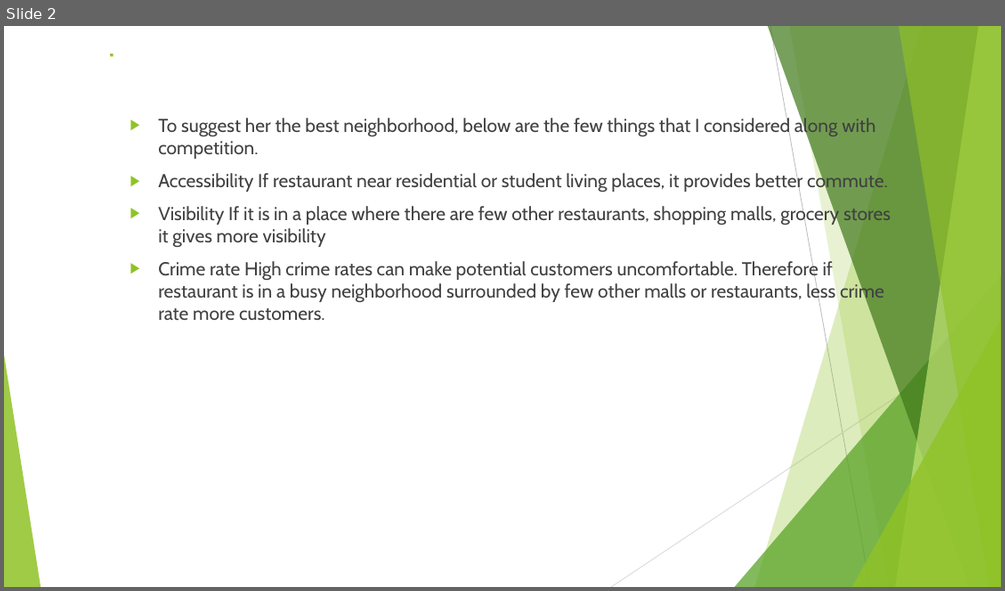
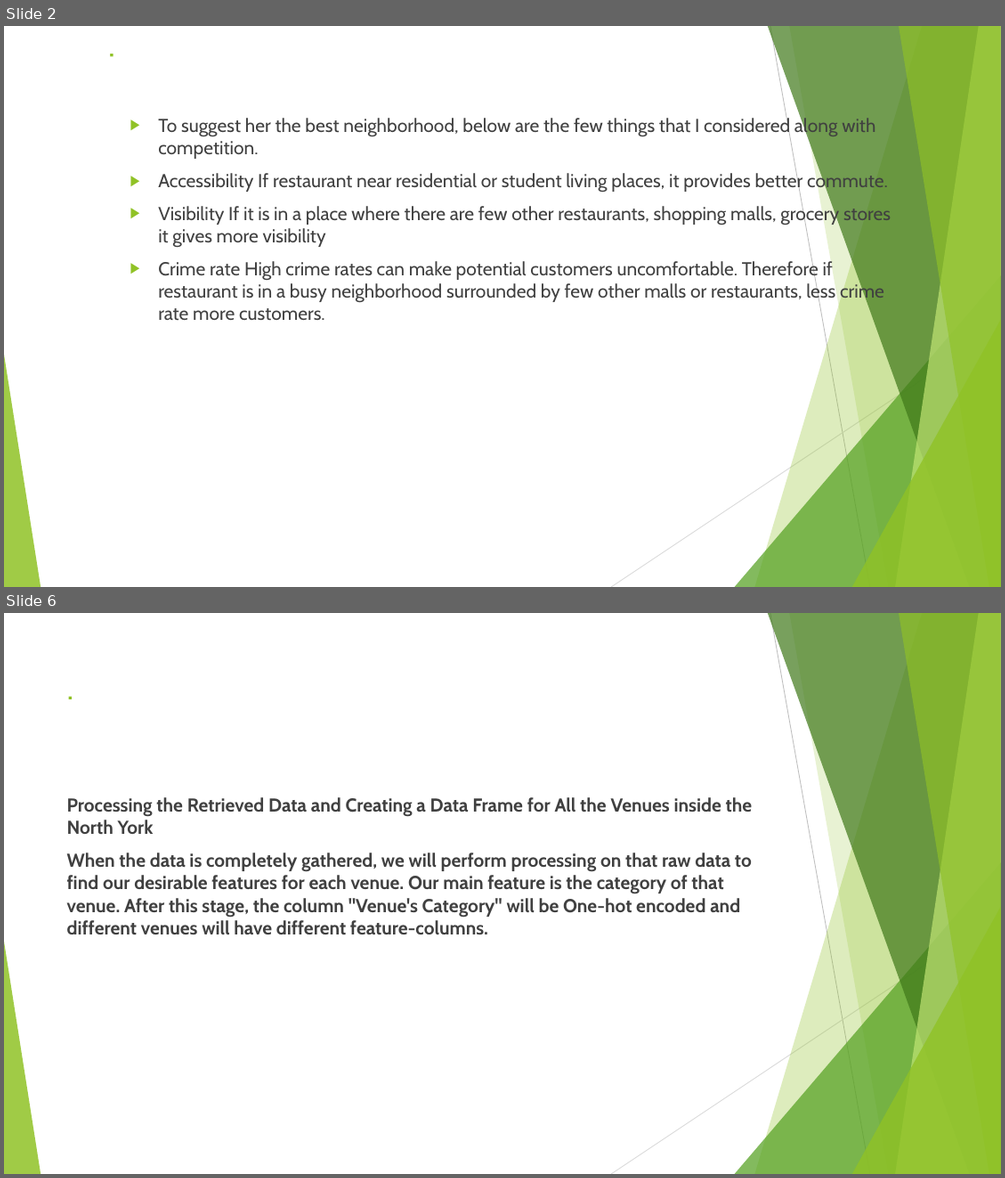
Before and after one commit to Sreedeepthinukala/Coursera_Capstone, a slide deck: Identifying Neighborhood to open a restaurant.pptx. Shown one above the other, each under a label of ours: slide 2 before the commit, slides 2 and 6 after it; the slides between them are not shown. The pictures are 1005x591 and 1005x1178 pixels, drawn with LibreOffice and Linux fonts; fonts in the diff are those of the drawing. Boxes give left, top, right and bottom in pixels: in the first picture for what was removed or moved away, otherwise in the second. Text is boxed around its words. In the diff, an @@ line names an element or a change of style, - is before the commit and + after.

```diff
--- a/Identifying Neighborhood to open a restaurant.pptx
+++ b/Identifying Neighborhood to open a restaurant.pptx
@@ slide 6 added at [4, 613, 1001, 1174], background #FFFFFF; not listed: 10 template elements that a slide beside it also shows @@
@@ title added at [59, 663, 77, 681], 32.4 pt, text #90C226 @@
+.
@@ text added at [67, 797, 752, 934], 18 pt, text #404040, bold @@
+Processing the Retrieved Data and Creating a Data Frame for All the Venues inside the North York
+When the data is completely gathered, we will perform processing on that raw data to find our desirable features for each venue. Our main feature is the category of that venue. After this stage, the column "Venue's Category" will be One-hot encoded and different venues will have different feature-columns.
```
Also in this commit, not shown: 2 slides changed, 3 other slides added, 1 slide removed.
